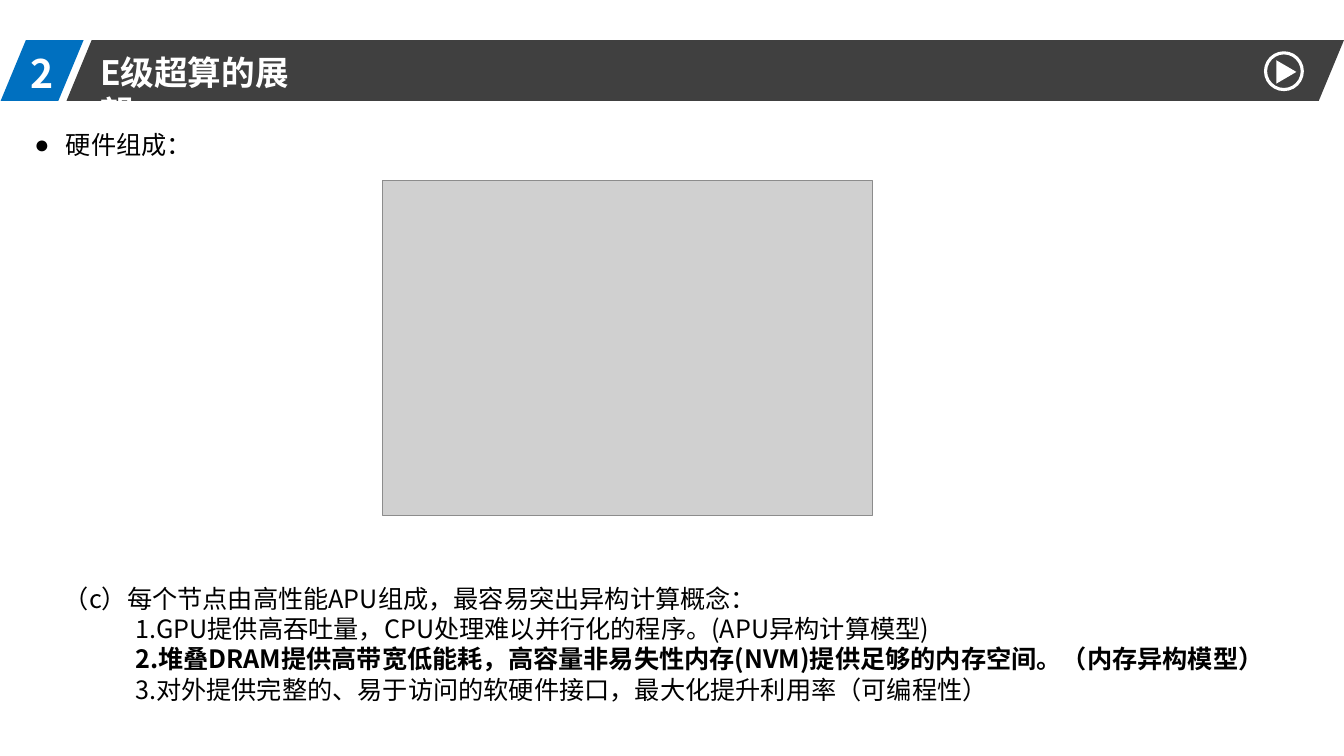
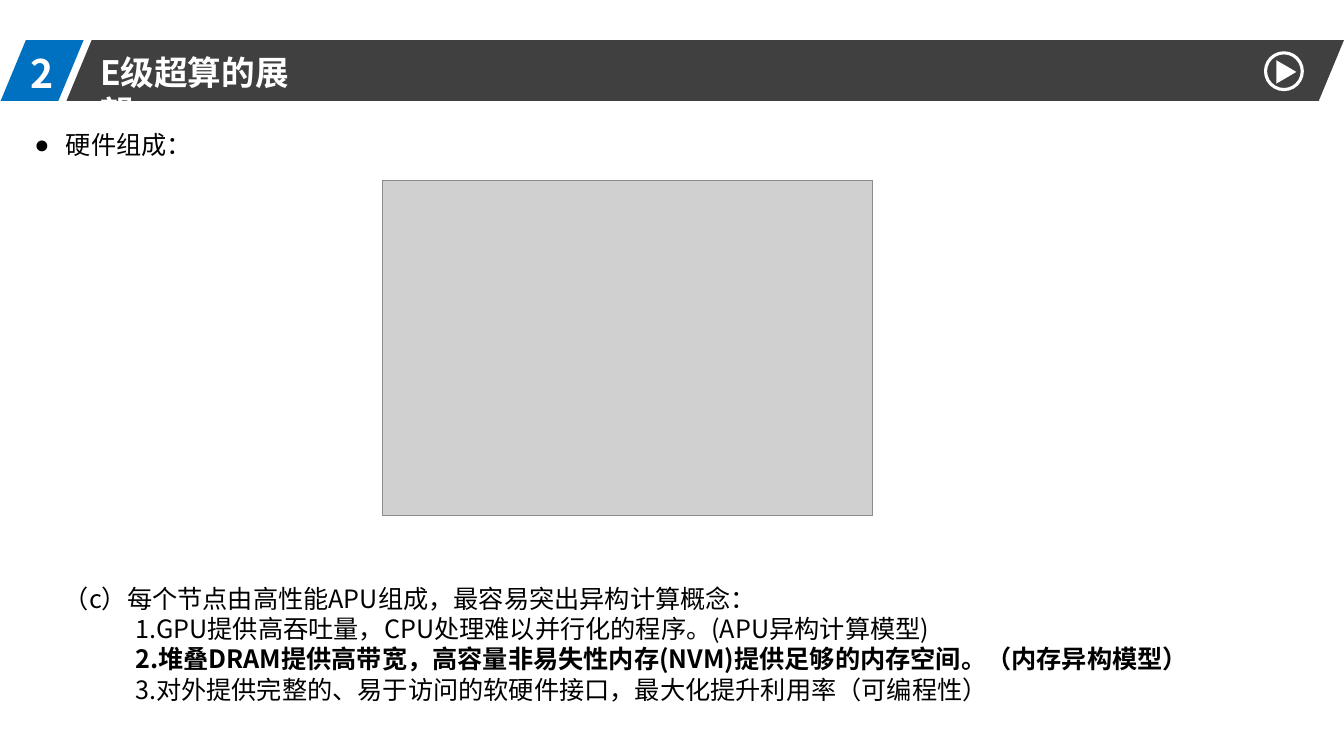
Before and after one commit to DO-MINATOR/buaa, a slide deck: slide 13 of 高性能计算机/高性能.pptx (slide 12 before the commit). Drawn at 1344x756 pixels with LibreOffice and Linux fonts; fonts in the diff are those of the drawing; grey boxes stand for pictures. Boxes give left, top, right and bottom in pixels: in the first picture for what was removed or moved away, otherwise in the second. Text is boxed around its words. In the diff, an @@ line names an element or a change of style, - is before the commit and + after.

```diff
--- a/高性能计算机/高性能.pptx
+++ b/高性能计算机/高性能.pptx
@@ text at [135,646,1188,673]: text changed @@
-2.堆叠DRAM提供高带宽低能耗，高容量非易失性内存(NVM)提供足够的内存空间。（内存异构模型）
+2.堆叠DRAM提供高带宽，高容量非易失性内存(NVM)提供足够的内存空间。（内存异构模型）
```
Also in this commit, not shown: 7 other slides changed, 1 slide added, 2 other files.
